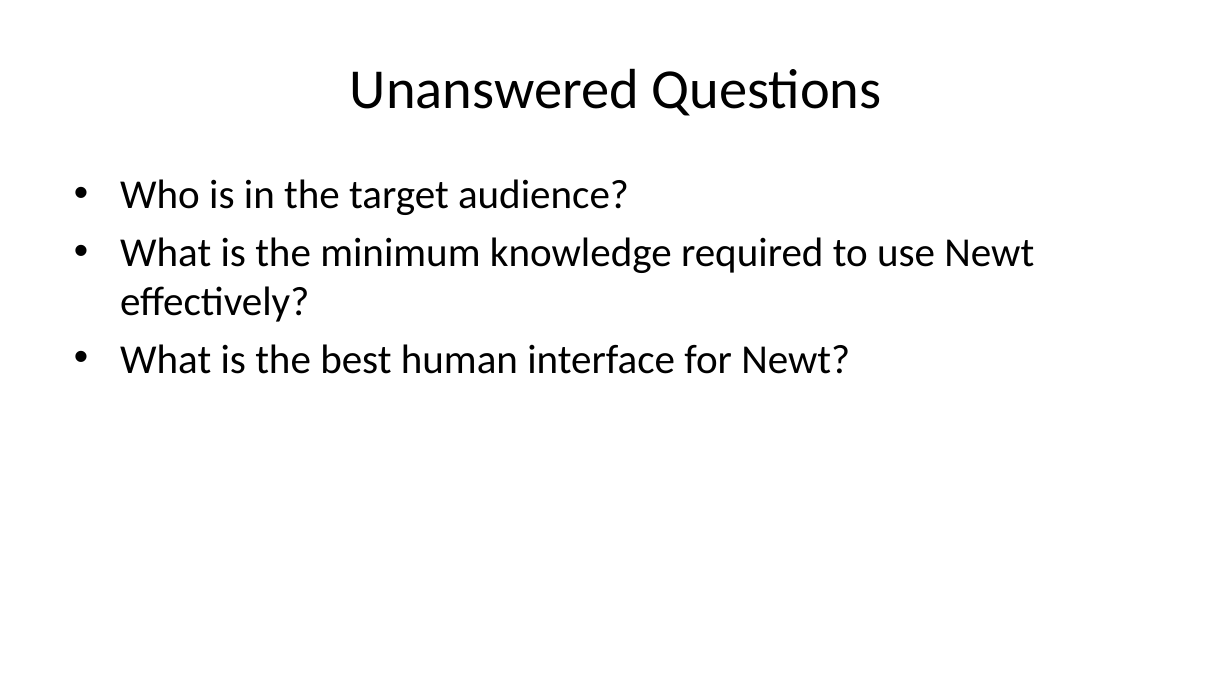
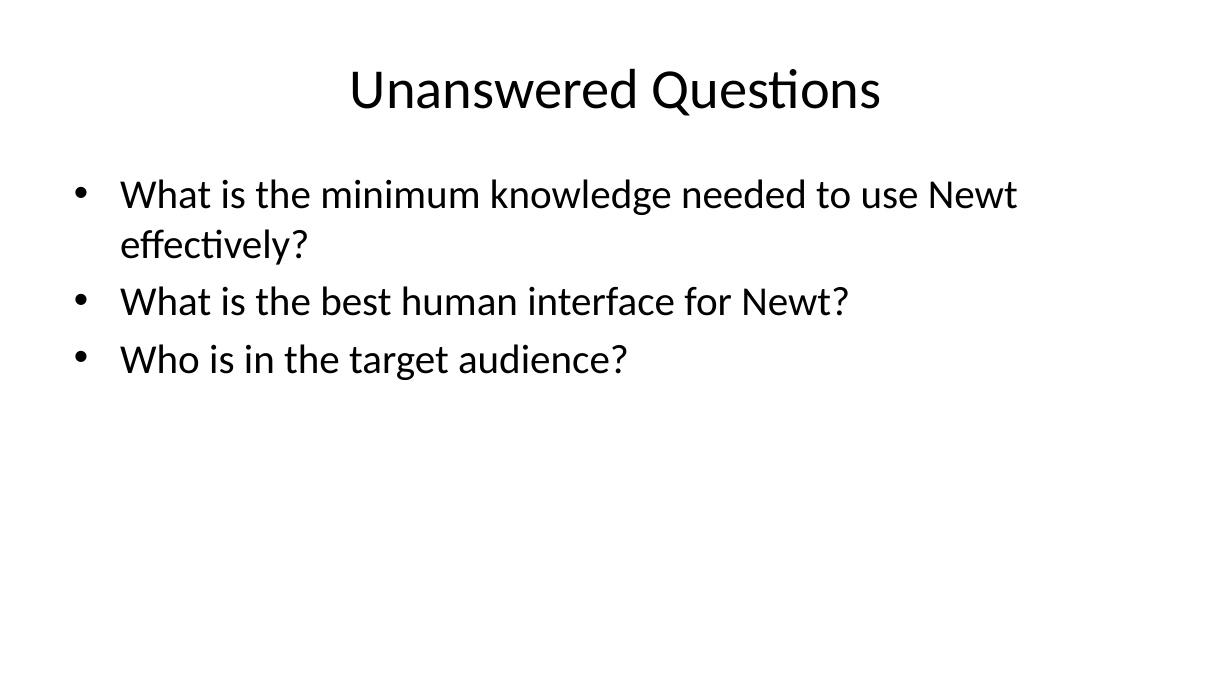
Before and after one commit to caltechlibrary/newt, a slide deck: slide 22 of presentation3/newt-p3.pptx (slide 23 before the commit). Drawn at 1232x693 pixels with LibreOffice and Linux fonts; fonts in the diff are those of the drawing. Boxes give left, top, right and bottom in pixels: in the first picture for what was removed or moved away, otherwise in the second. Text is boxed around its words. In the diff, an @@ line names an element or a change of style, - is before the commit and + after.

```diff
--- a/presentation3/newt-p3.pptx
+++ b/presentation3/newt-p3.pptx
@@ text at [120,179,1018,316]: paragraphs added @@
+• What is the minimum knowledge needed to use Newt effectively?
+• What is the best human interface for Newt?
@@ text at [120,237,1034,374]: paragraphs removed @@
-• What is the minimum knowledge required to use Newt effectively?
-• What is the best human interface for Newt?
```
Also in this commit, not shown: 7 other slides changed, 1 slide removed, 48 other files.
